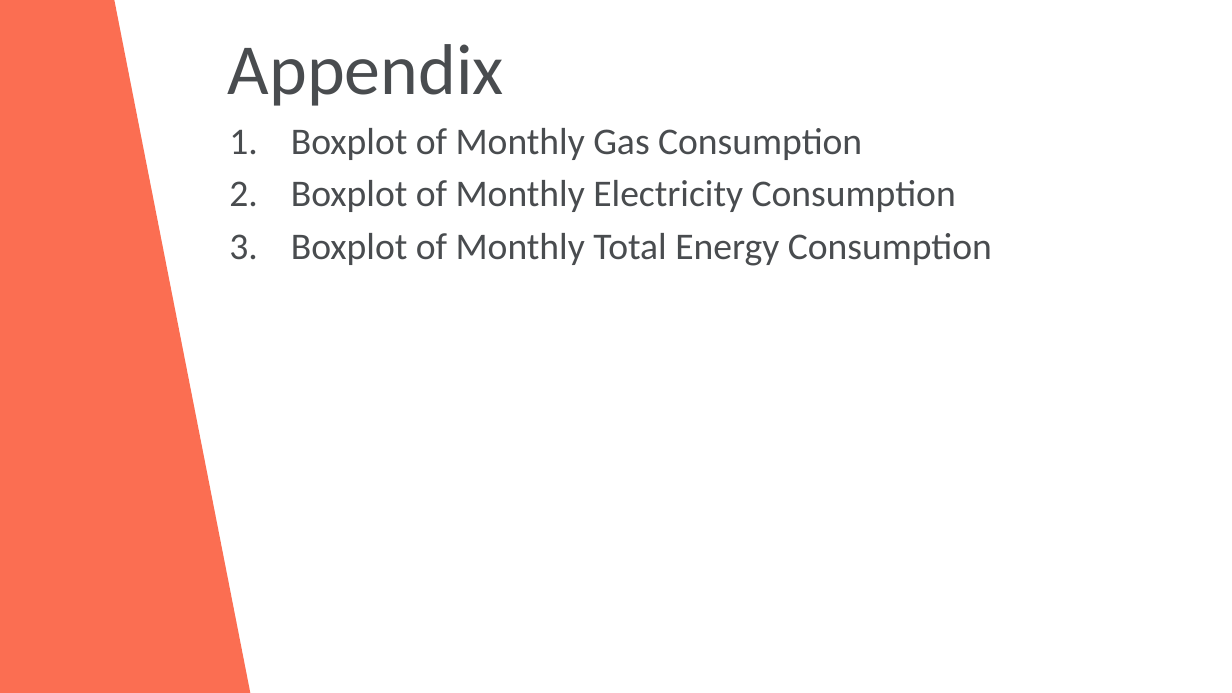
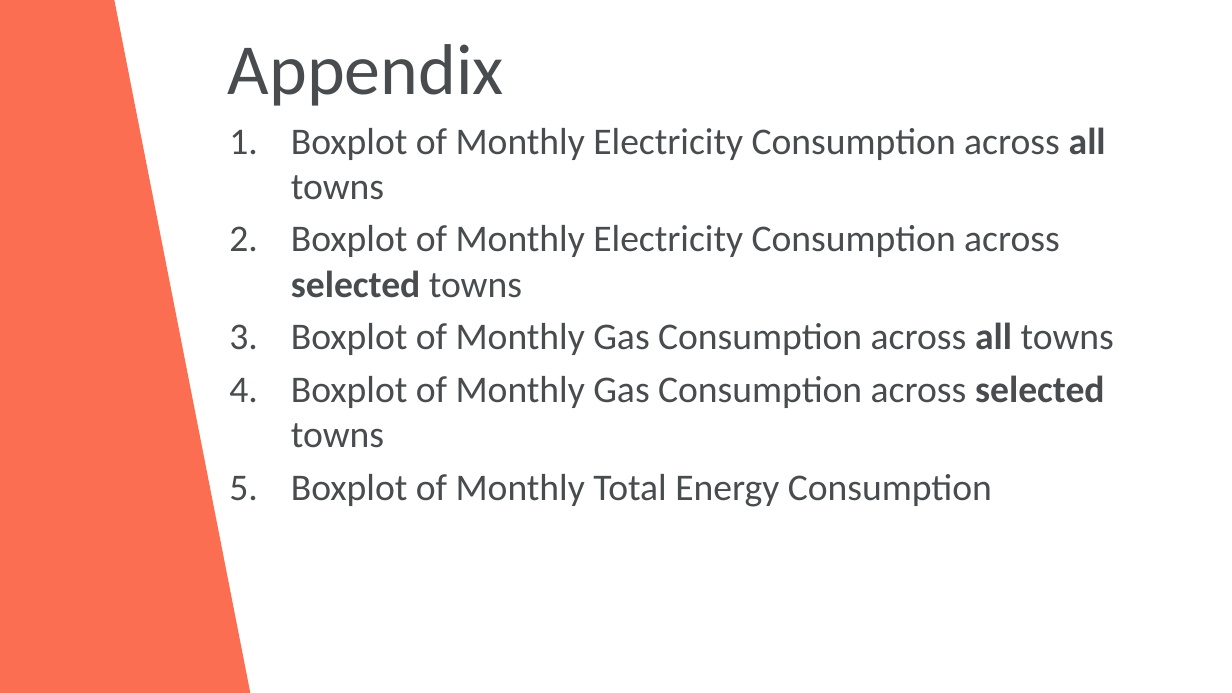
Before and after one commit to khammingfatt/Project-1-Data-Analysis-of-Singapore-Weather-Patterns-and-Energy-Consumption, a slide deck: slide 18 of Project 1 - Exploring the Relationship between Weather and Households Energy.pptx. Drawn at 1232x693 pixels with LibreOffice and Linux fonts; fonts in the diff are those of the drawing; background and template pictures are left out. Boxes give left, top, right and bottom in pixels: in the first picture for what was removed or moved away, otherwise in the second. Text is boxed around its words. In the diff, an @@ line names an element or a change of style, - is before the commit and + after.

Commit message:
Draft 2 Presentation Slides and PDF

```diff
--- a/Project 1 - Exploring the Relationship between Weather and Households Energy.pptx
+++ b/Project 1 - Exploring the Relationship between Weather and Households Energy.pptx
@@ text at (291,127,1114,448): text changed @@
-1. Boxplot of Monthly Gas Consumption
-2. Boxplot of Monthly Electricity Consumption
+1. Boxplot of Monthly Electricity Consumption across all towns
+2. Boxplot of Monthly Electricity Consumption across selected towns
+3. Boxplot of Monthly Gas Consumption across all towns
+4. Boxplot of Monthly Gas Consumption across selected towns
```
Also in this commit, not shown: 1 other slide changed, 1 other file.
